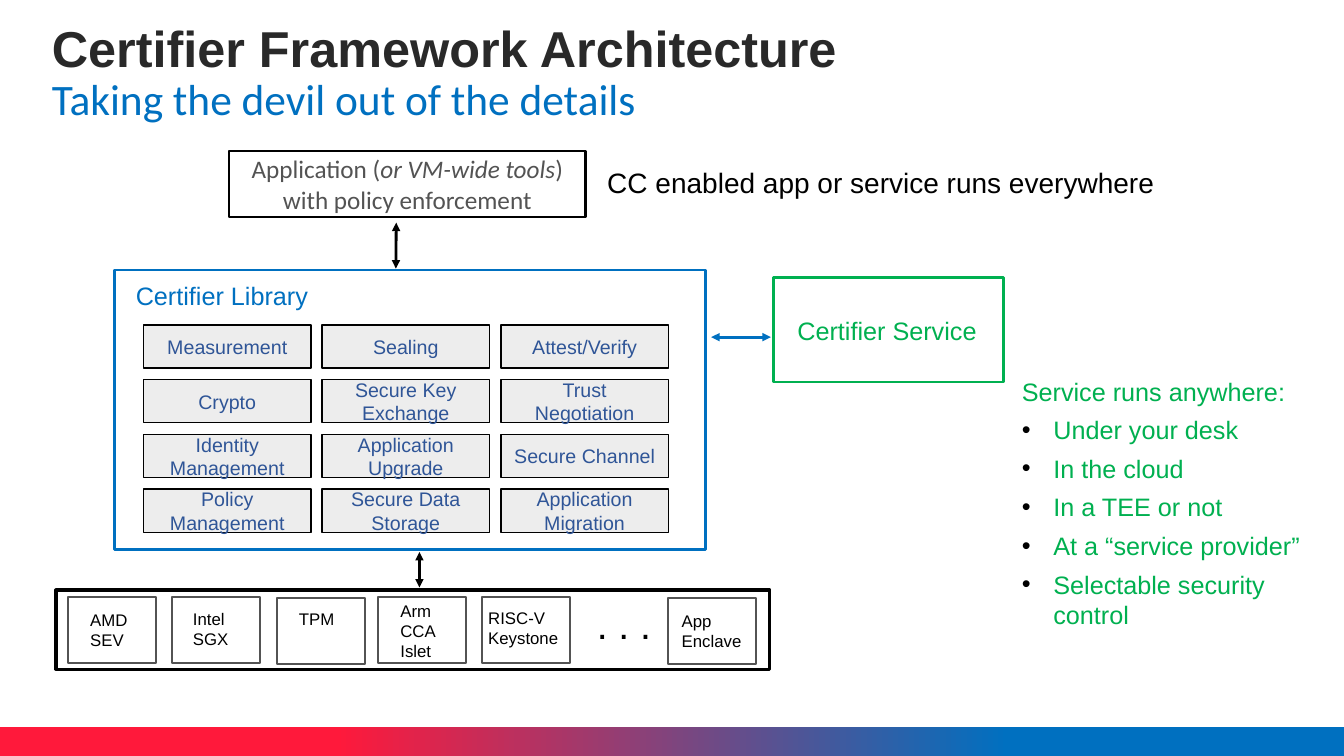
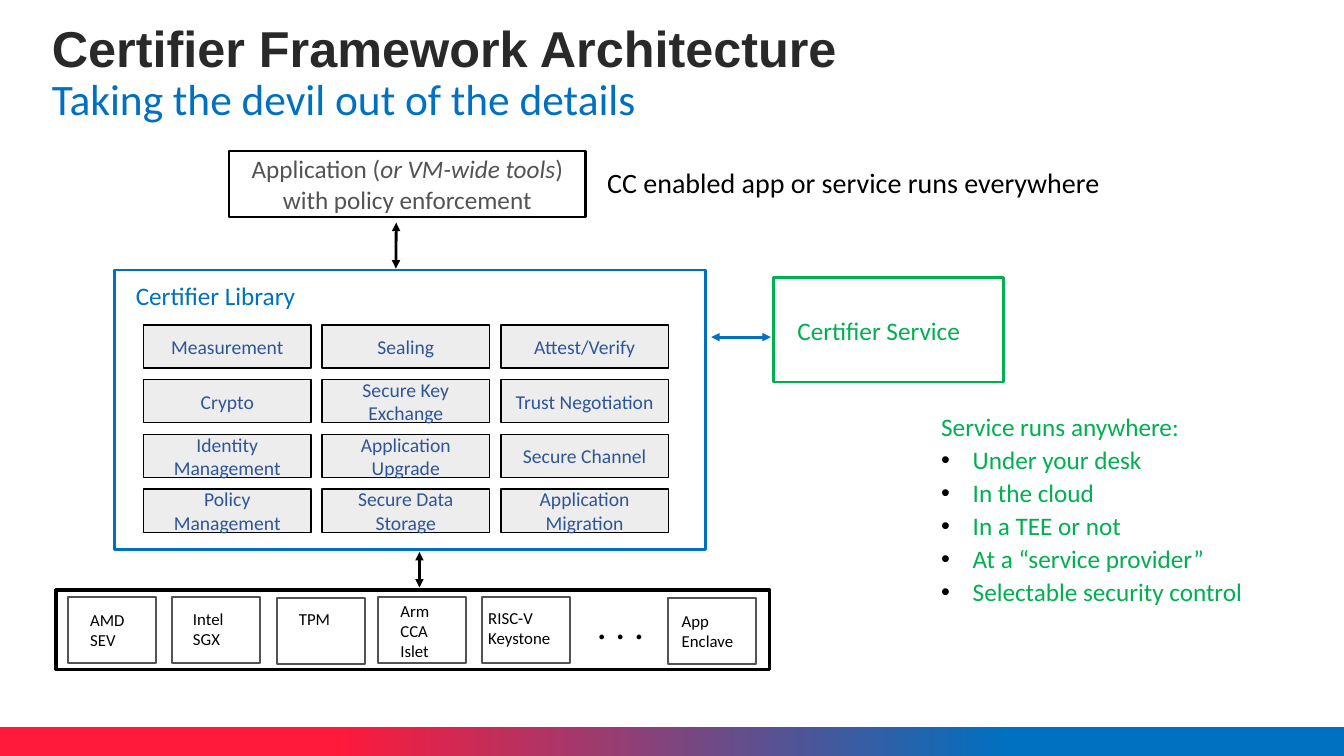
Before and after one commit to ccc-certifier-framework/certifier-framework-for-confidential-computing, a slide deck: slide 4 of Doc/CCC-Proposal-status-2026.pptx. Drawn at 1344x756 pixels with LibreOffice and Linux fonts; fonts in the diff are those of the drawing; background and template pictures are left out. Boxes give left, top, right and bottom in pixels: in the first picture for what was removed or moved away, otherwise in the second. Text is boxed around its words. In the diff, an @@ line names an element or a change of style, - is before the commit and + after.

```diff
--- a/Doc/CCC-Proposal-status-2026.pptx
+++ b/Doc/CCC-Proposal-status-2026.pptx
@@ text "Service runs anywhere:" moved from (x1=1022, y1=382, x2=1299, y2=625) to (x1=941, y1=418, x2=1242, y2=605) @@
@@ text "Service runs anywhere:" at (x1=941, y1=418, x2=1242, y2=605): font Arial to Calibri; less space between paragraphs @@
@@ font Arial to Calibri in 22 elements at (x1=323, y1=380, x2=490, y2=423), (x1=323, y1=489, x2=490, y2=532), (x1=501, y1=380, x2=668, y2=423), (x1=143, y1=489, x2=311, y2=532), (x1=323, y1=435, x2=490, y2=478), (x1=501, y1=489, x2=668, y2=532), (x1=501, y1=435, x2=668, y2=478), (x1=143, y1=435, x2=311, y2=478), (x1=501, y1=325, x2=668, y2=368), (x1=323, y1=325, x2=490, y2=368), (x1=143, y1=325, x2=311, y2=368), (x1=143, y1=380, x2=311, y2=423), (x1=797, y1=322, x2=959, y2=340), (x1=136, y1=287, x2=295, y2=309), (x1=90, y1=615, x2=124, y2=646), (x1=193, y1=613, x2=224, y2=645), (x1=299, y1=614, x2=330, y2=625), (x1=400, y1=606, x2=429, y2=657), (x1=488, y1=613, x2=550, y2=647), (x1=682, y1=616, x2=733, y2=647), (x1=607, y1=173, x2=1099, y2=198), (x1=587, y1=596, x2=655, y2=653) @@
```
Also in this commit, not shown: 3 other slides changed.
